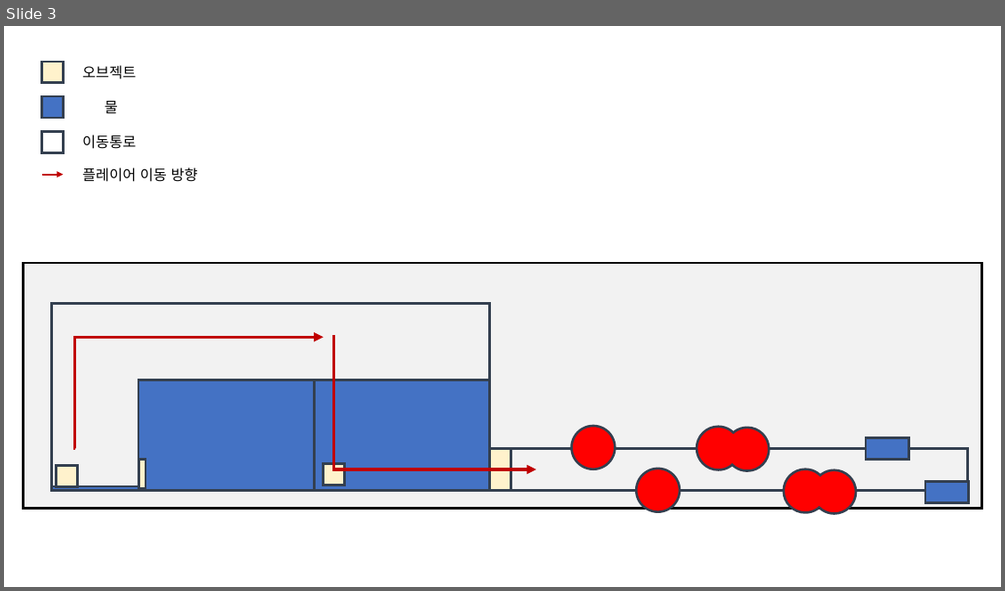
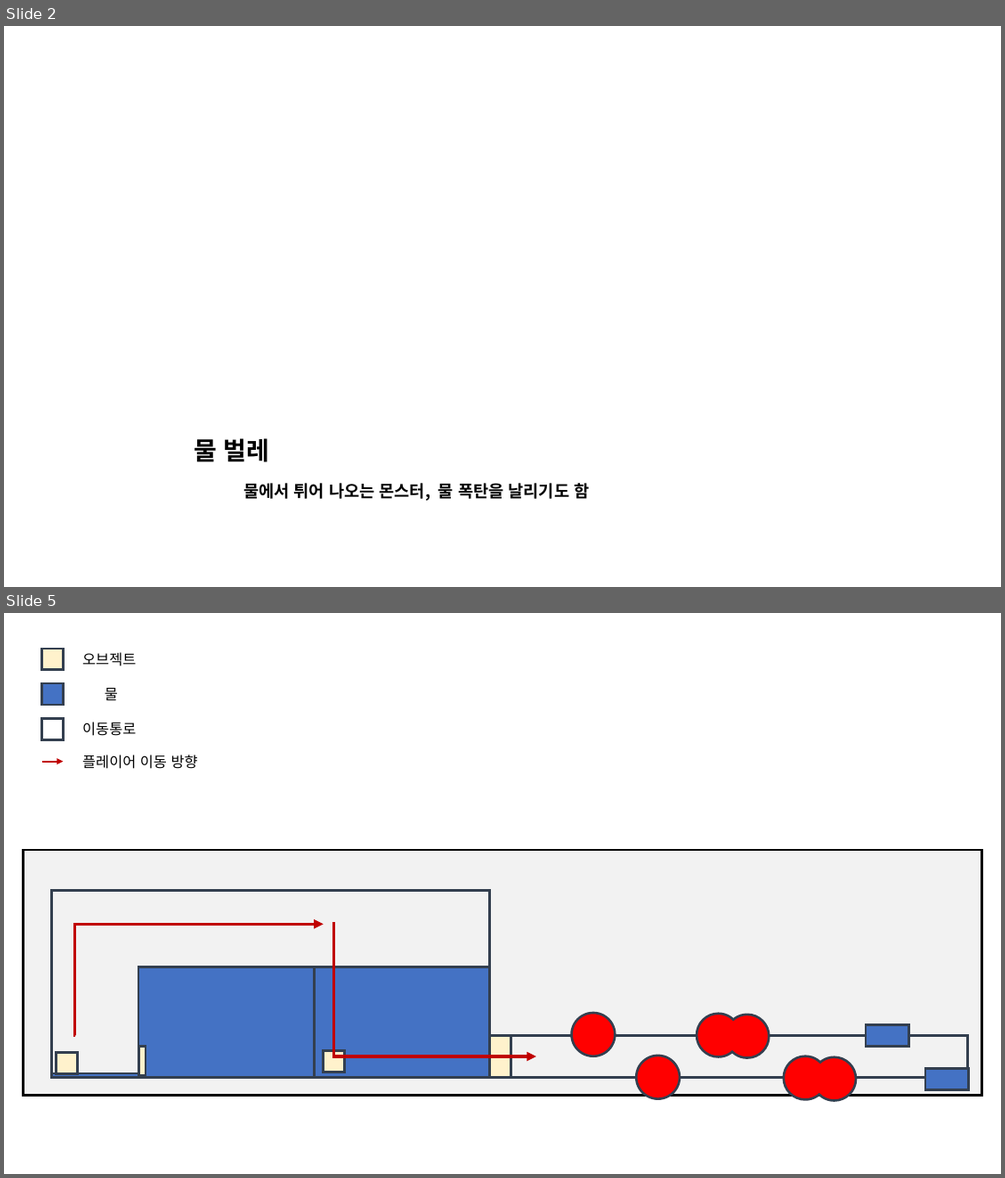
Before and after one commit to YDGYDGYDG/TeamHolyShit, a slide deck: 개인작업폴더/김나연/물행성.pptx. Shown one above the other, each under a label of ours: slide 3 before the commit, slides 2 and 5 after it; the slides between them are not shown. The pictures are 1005x591 and 1005x1178 pixels, drawn with LibreOffice and Linux fonts; fonts in the diff are those of the drawing. Boxes give left, top, right and bottom in pixels: in the first picture for what was removed or moved away, otherwise in the second. Text is boxed around its words. In the diff, an @@ line names an element or a change of style, - is before the commit and + after.

```diff
--- a/개인작업폴더/김나연/물행성.pptx
+++ b/개인작업폴더/김나연/물행성.pptx
@@ slide 2 added at box(4, 26, 1001, 587), background #FFFFFF @@
@@ text added at box(194, 438, 270, 462), 24 pt, text #000000, bold @@
+물 벌레
@@ text added at box(243, 483, 589, 500), 16 pt, text #000000, bold @@
+물에서 튀어 나오는 몬스터, 물 폭탄을 날리기도 함
@@ what was slide 3 is now slide 5 @@
```
Also in this commit, not shown: 2 slides changed, 2 other slides added, 2 other files.
